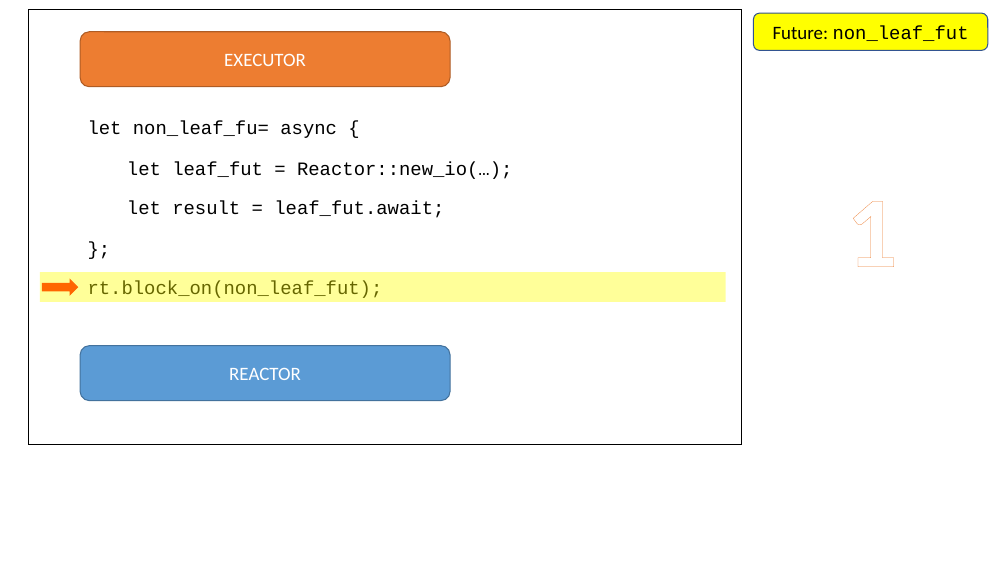
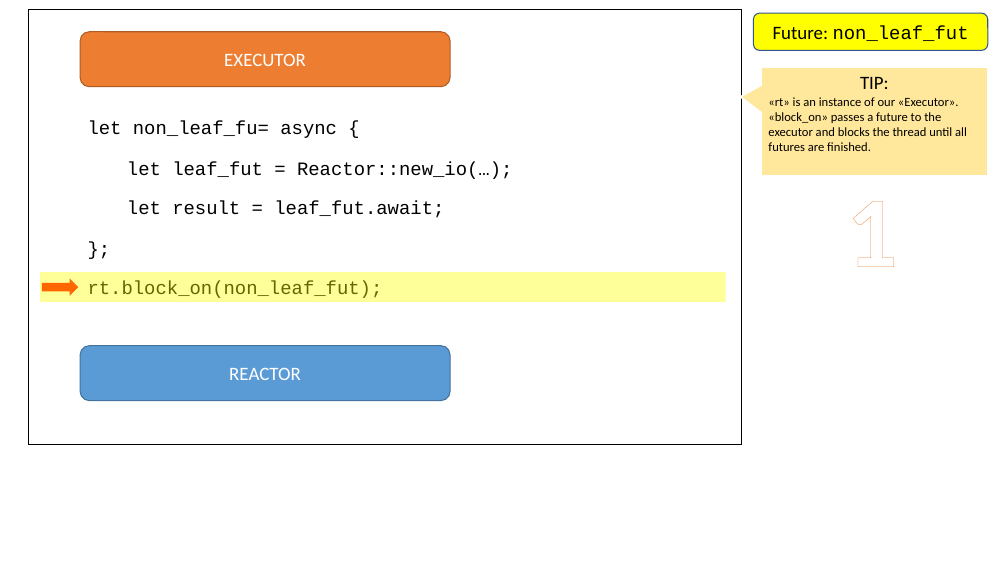
Before and after one commit to pedromfedricci/books-futures-explained, a slide deck: slide 2 of resources/futures_animation.pptx. Drawn at 1008x567 pixels with LibreOffice and Linux fonts; fonts in the diff are those of the drawing. Boxes give left, top, right and bottom in pixels: in the first picture for what was removed or moved away, otherwise in the second. Text is boxed around its words. In the diff, an @@ line names an element or a change of style, - is before the commit and + after.

```diff
--- a/resources/futures_animation.pptx
+++ b/resources/futures_animation.pptx
@@ speech box added at (x1=761, y1=67, x2=988, y2=176), fill #FFE79B, outline #FFFFFF 1.5 pt, 12 pt, text #000000 @@
+TIP:
+«rt» is an instance of our «Executor». «block_on» passes a future to the executor and blocks the thread until all futures are finished.
```
Also in this commit, not shown: 16 other slides changed, 1 slide removed, 17 other files.
